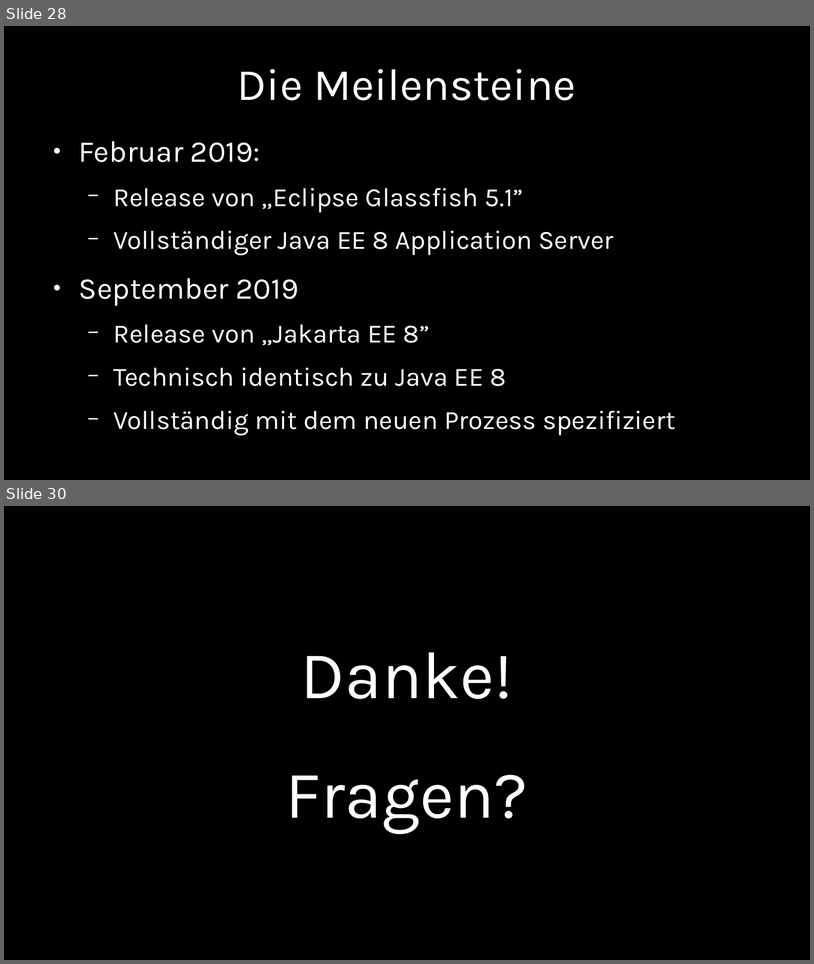
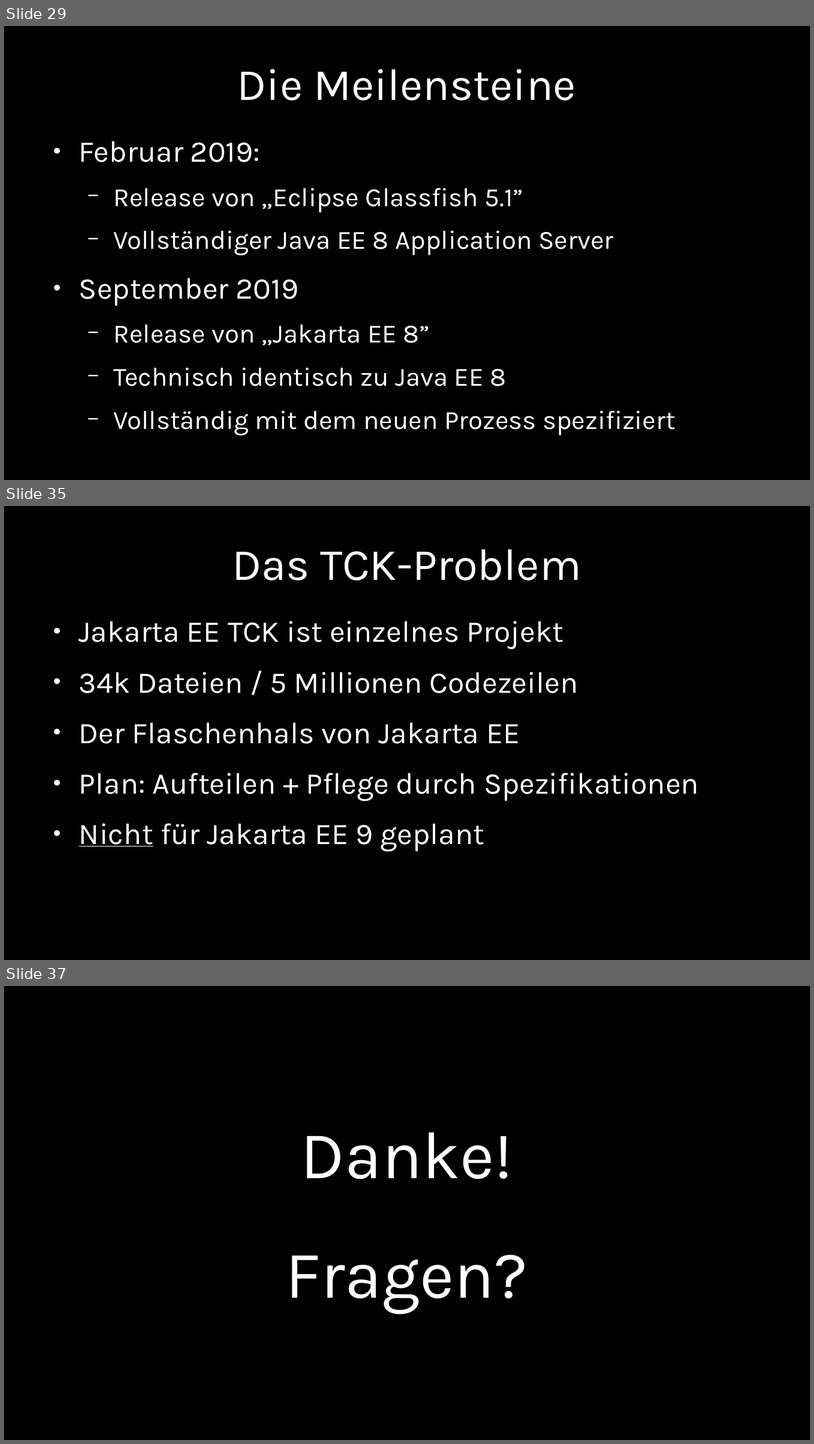
Before and after one commit to chkal/talks, a slide deck: 2019-11-jvmcon-jakarta-ee/JakartaEE.odp. Shown one above the other, each under a label of ours: slides 28 and 30 before the commit, slides 29, 35 and 37 after it; the slides between them are not shown. The pictures are 814x964 and 814x1444 pixels, drawn with LibreOffice and Linux fonts; fonts in the diff are those of the drawing. Boxes give left, top, right and bottom in pixels: in the first picture for what was removed or moved away, otherwise in the second. Text is boxed around its words. In the diff, an @@ line names an element or a change of style, - is before the commit and + after.

```diff
--- a/2019-11-jvmcon-jakarta-ee/JakartaEE.odp
+++ b/2019-11-jvmcon-jakarta-ee/JakartaEE.odp
@@ slide 35 added at [4,506,810,960], background #000000 @@
@@ title added at [232,549,582,580], 44 pt, text #FFFFFF @@
+Das TCK-Problem
@@ text added at [79,621,699,851], 29.6 pt, text #FFFFFF @@
+● Jakarta EE TCK ist einzelnes Projekt
+● 34k Dateien / 5 Millionen Codezeilen
+● Der Flaschenhals von Jakarta EE
+● Plan: Aufteilen + Pflege durch Spezifikationen
+● Nicht für Jakarta EE 9 geplant
@@ what was slide 28 is now slide 29 @@
@@ what was slide 30 is now slide 37 @@
```
Also in this commit, not shown: 3 slides changed, 7 other slides added, 1 slide removed, 1 other file.
